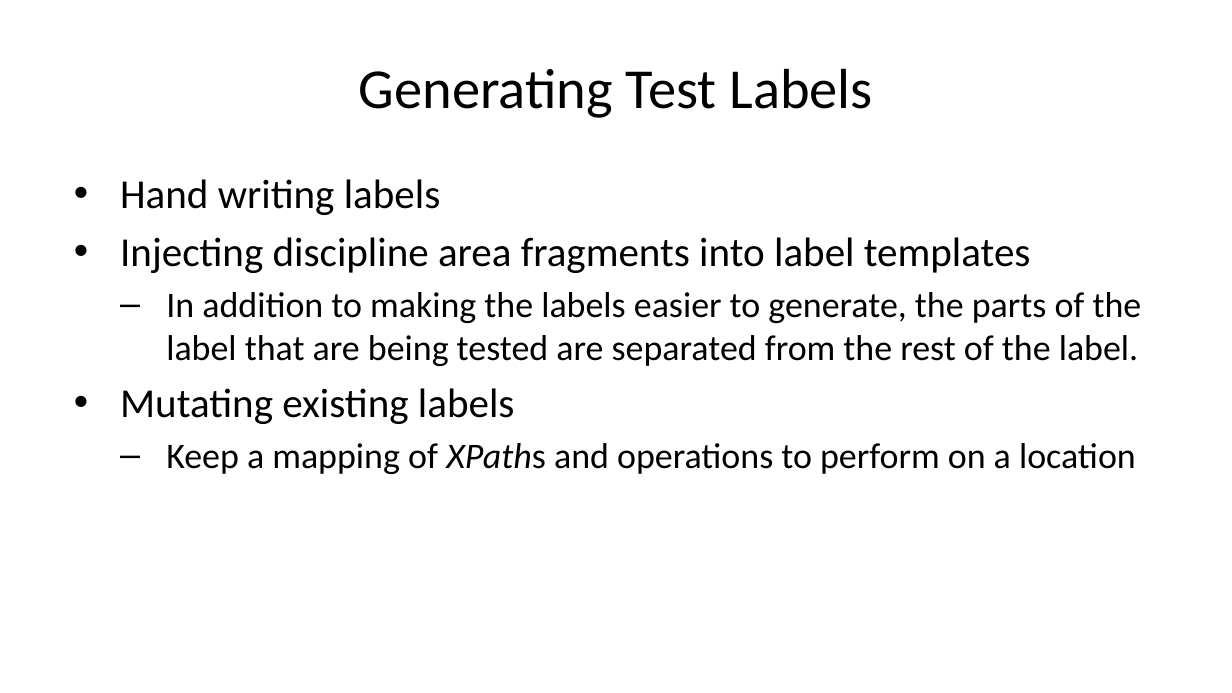
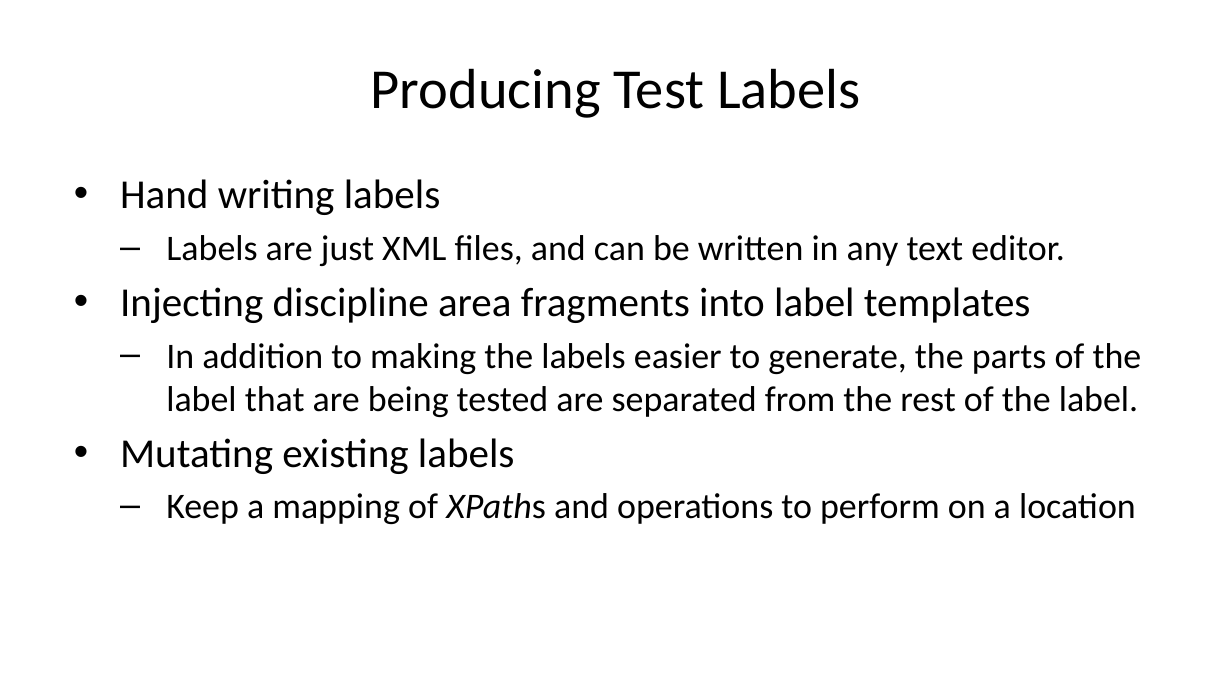
Before and after one commit to sbn-psi/dmsp, a slide deck: slide 8 of LDDTesting/stone-LDDTestingTechniques.pptx. Drawn at 1232x693 pixels with LibreOffice and Linux fonts; fonts in the diff are those of the drawing. Boxes give left, top, right and bottom in pixels: in the first picture for what was removed or moved away, otherwise in the second. Text is boxed around its words. In the diff, an @@ line names an element or a change of style, - is before the commit and + after.

```diff
--- a/LDDTesting/stone-LDDTestingTechniques.pptx
+++ b/LDDTesting/stone-LDDTestingTechniques.pptx
@@ title at (371, 68, 860, 118): text changed @@
-Generating Test Labels
+Producing Test Labels
@@ text at (166, 235, 1065, 266): paragraph added @@
+  – Labels are just XML files, and can be written in any text editor.
```
Also in this commit, not shown: 6 other slides changed, 2 other files.
